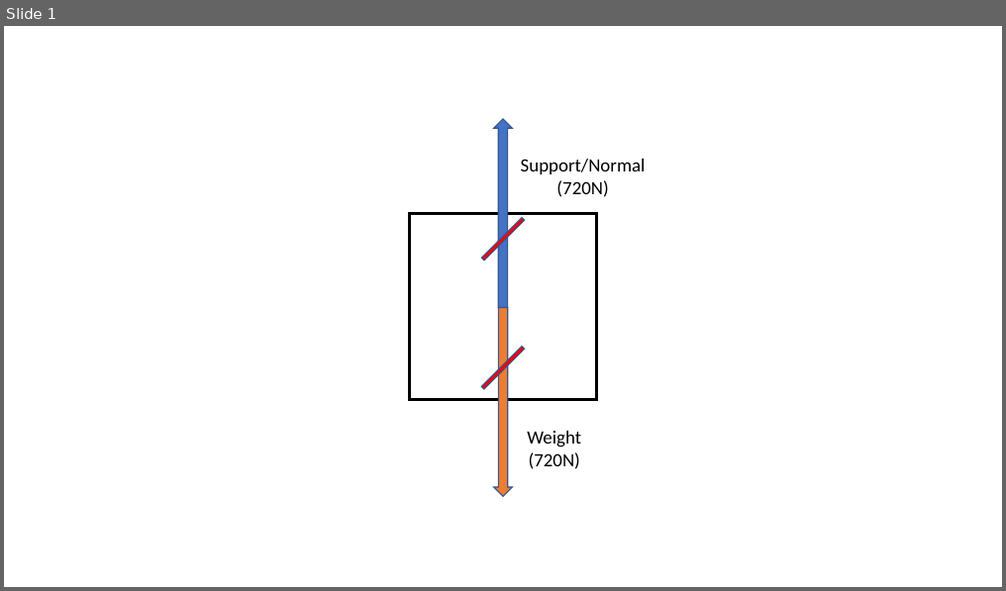
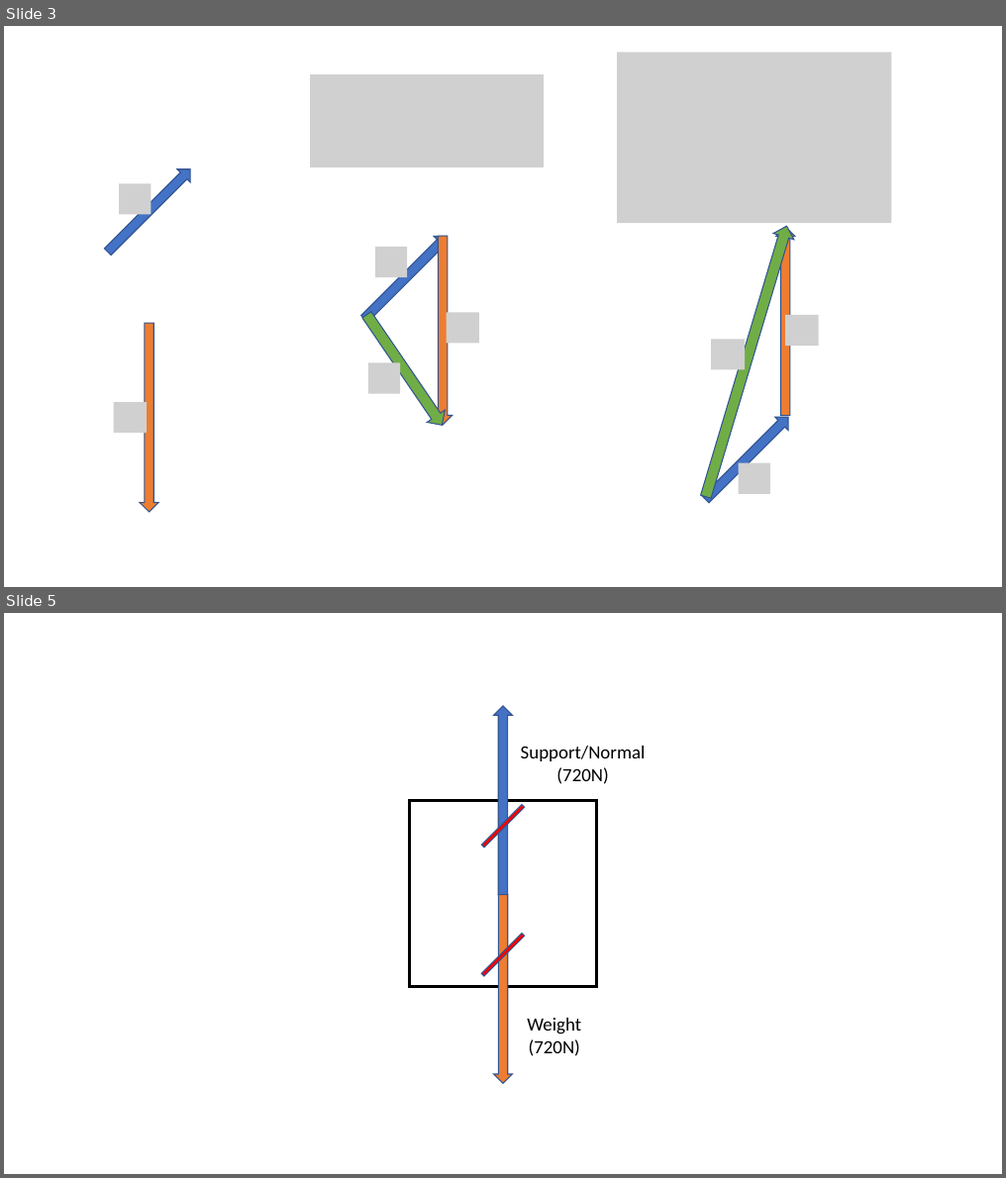
Before and after one commit to finnito/Science, a slide deck: content/12phy/as91171/assets/figures.pptx. Shown one above the other, each under a label of ours: slide 1 before the commit, slides 3 and 5 after it; the slides between them are not shown. The pictures are 1006x591 and 1006x1178 pixels, drawn with LibreOffice and Linux fonts; fonts in the diff are those of the drawing; grey boxes stand for pictures. Boxes give left, top, right and bottom in pixels: in the first picture for what was removed or moved away, otherwise in the second. Text is boxed around its words. In the diff, an @@ line names an element or a change of style, - is before the commit and + after.

```diff
--- a/content/12phy/as91171/assets/figures.pptx
+++ b/content/12phy/as91171/assets/figures.pptx
@@ slide 3 added at (4,26,1002,587), background #FFFFFF @@
@@ picture added at (617,52,892,224) @@
@@ picture added at (310,75,544,168) @@
@@ up arrow added at (101,163,197,259), fill #4472C4, outline #325491 1 pt @@
@@ picture added at (119,184,152,215) @@
@@ up arrow added at (357,230,453,325), fill #4472C4, outline #325491 1 pt @@
@@ up arrow added at (695,223,797,501), fill #70AD47, outline #325491 1 pt @@
@@ up arrow added at (776,227,795,415), fill #ED7D31, outline #325491 1 pt @@
@@ picture added at (375,247,408,277) @@
@@ up arrow added at (434,236,452,425), fill #ED7D31, outline #325491 1 pt @@
@@ up arrow added at (358,308,451,432), fill #70AD47, outline #325491 1 pt @@
@@ picture added at (447,313,479,344) @@
@@ picture added at (785,315,819,346) @@
@@ up arrow added at (140,323,158,512), fill #ED7D31, outline #325491 1 pt @@
@@ picture added at (712,339,746,370) @@
@@ picture added at (368,363,401,393) @@
@@ picture added at (113,402,147,433) @@
@@ up arrow added at (699,411,795,506), fill #4472C4, outline #325491 1 pt @@
@@ picture added at (739,464,770,494) @@
@@ what was slide 1 is now slide 5 @@
```
Also in this commit, not shown: 3 other slides added, 13 other files.
